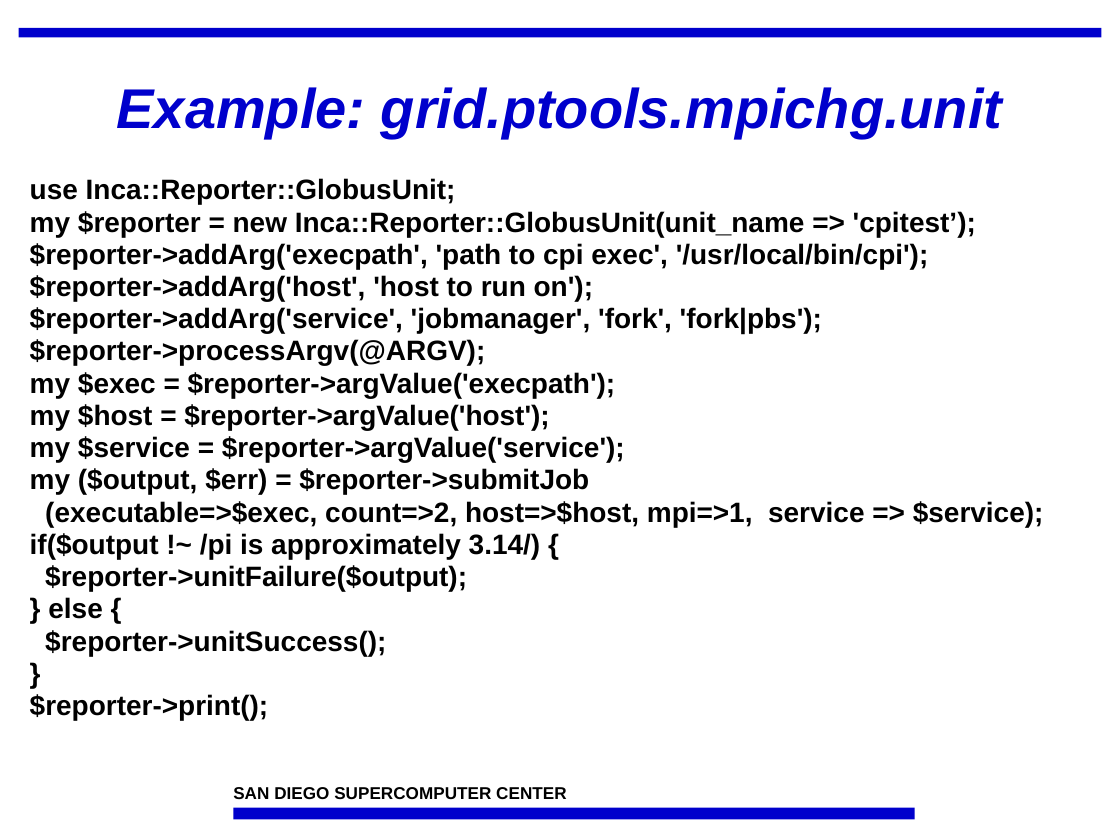
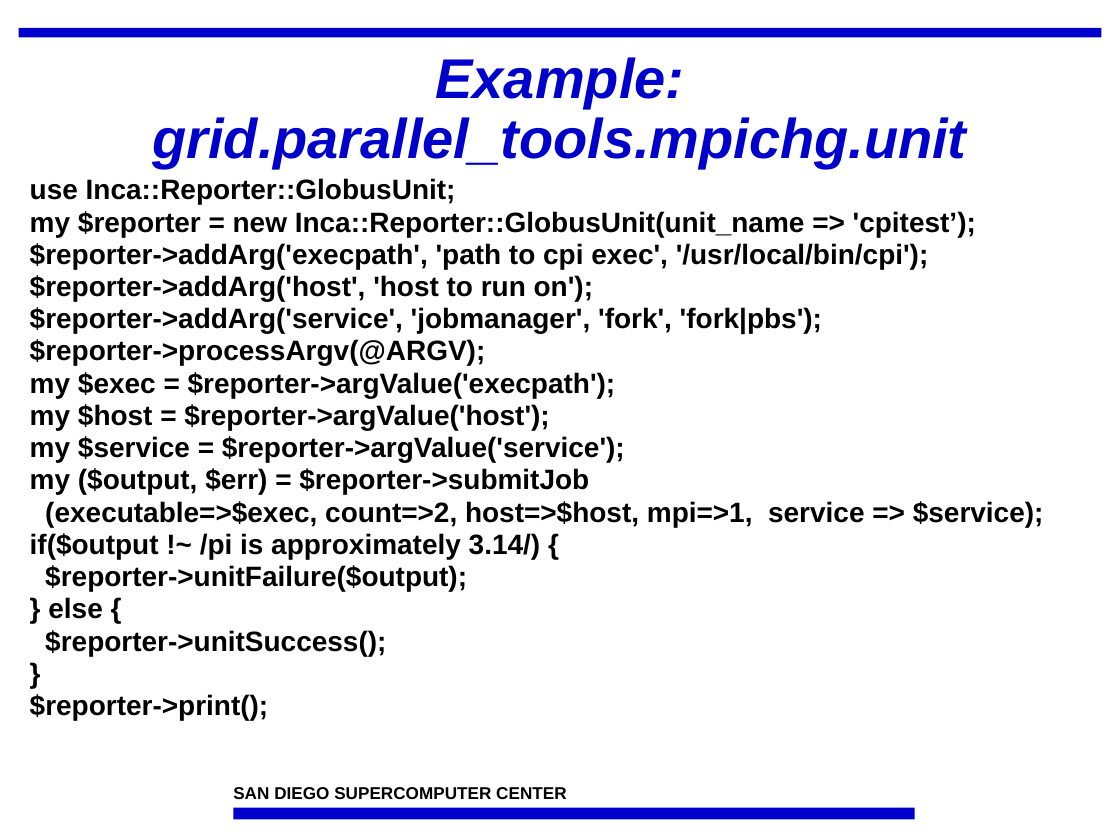
Before and after one commit to IncaProject/inca-xsede, a slide deck: slide 16 of talks/incaReporters.ppt (slide 15 before the commit). Drawn at 1120x840 pixels with LibreOffice and Linux fonts; fonts in the diff are those of the drawing; background and template pictures are left out. Boxes give left, top, right and bottom in pixels: in the first picture for what was removed or moved away, otherwise in the second. Text is boxed around its words. In the diff, an @@ line names an element or a change of style, - is before the commit and + after.

```diff
--- a/talks/incaReporters.ppt
+++ b/talks/incaReporters.ppt
@@ title at (152,57,966,168): text changed @@
-Example: grid.ptools.mpichg.unit
+Example: grid.parallel_tools.mpichg.unit
```
Also in this commit, not shown: 4 other slides changed, 2 slides added.
